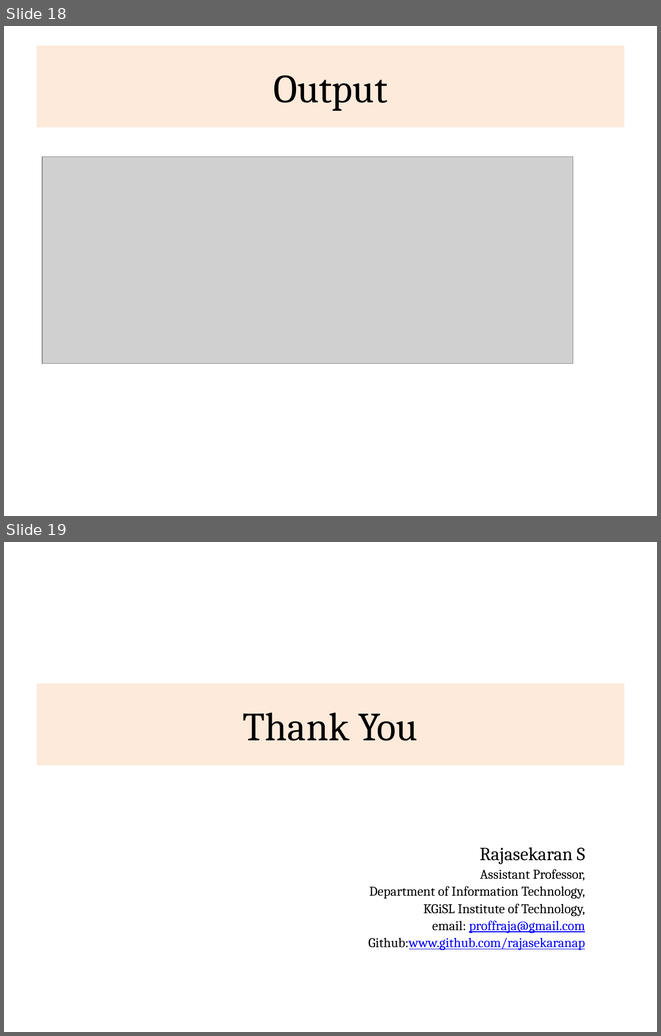
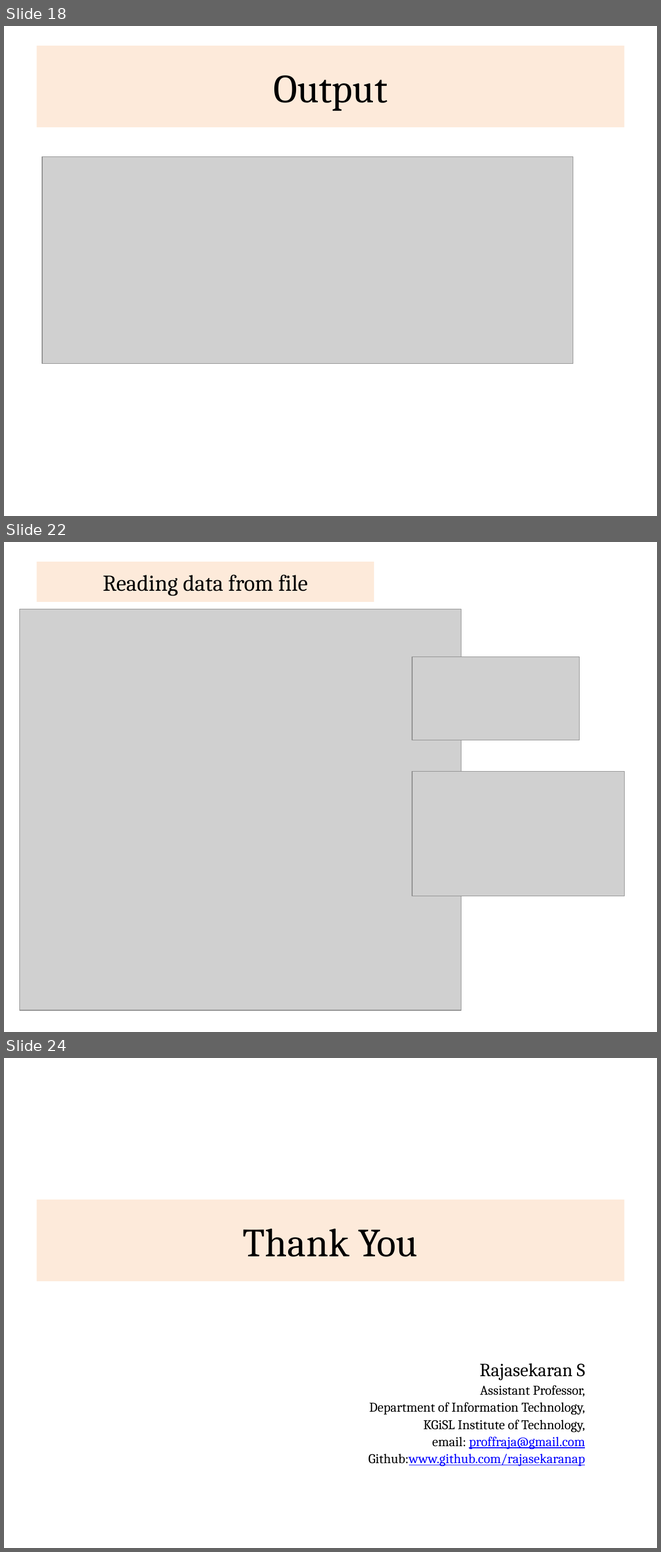
Before and after one commit to rajasekaran36/CS8392-OOPS, a slide deck: Slides/Unit 3/CS8392-U3-Input-and-Output.pptx. Shown one above the other, each under a label of ours: slides 18 and 19 before the commit, slides 18, 22 and 24 after it; the slides between them are not shown. The pictures are 661x1036 and 661x1552 pixels, drawn with LibreOffice and Linux fonts; fonts in the diff are those of the drawing; grey boxes stand for pictures. Boxes give left, top, right and bottom in pixels: in the first picture for what was removed or moved away, otherwise in the second. Text is boxed around its words. In the diff, an @@ line names an element or a change of style, - is before the commit and + after.

```diff
--- a/Slides/Unit 3/CS8392-U3-Input-and-Output.pptx
+++ b/Slides/Unit 3/CS8392-U3-Input-and-Output.pptx
@@ slide 22 added at (x1=4, y1=542, x2=657, y2=1032), background #FFFFFF @@
@@ title added at (x1=37, y1=562, x2=374, y2=602), fill #FDEADA, 25 pt, text #000000 @@
+Reading data from file
@@ picture added at (x1=20, y1=609, x2=461, y2=1010) @@
@@ picture added at (x1=412, y1=657, x2=579, y2=740) @@
@@ picture added at (x1=412, y1=771, x2=624, y2=896) @@
@@ what was slide 19 is now slide 24 @@
```
Also in this commit, not shown: 4 other slides added, 37 other files.
